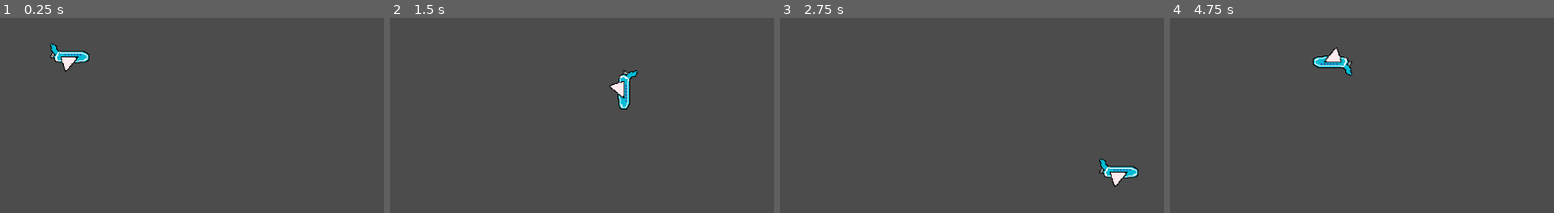
Above: before the commit, frames 1-4 (left to right).
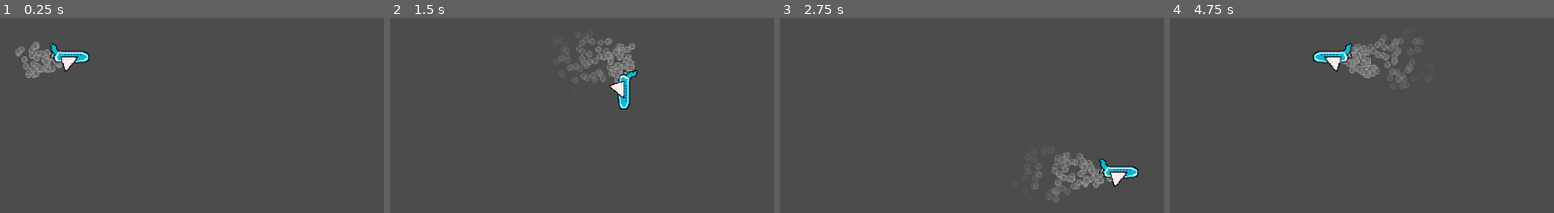
Above: after the commit, the same moments.

Repository: NOTsyrup/Plane-Game
Game: Godot game, scene res://Player/BasePlane.tscn
The game is run twice, just before and just after one commit, with the same random seed, the same clock (stepped at 60 frames per second) and the same inputs. The project has no main scene, so this scene is started directly.
Inputs:
- Up to frame 1 (0.25 s): no input
- Up to frame 2 (1.5 s): hold D (player_right) 0.53-1.28 s; hold S (player_down) from 1.28 s (still down)
- Up to frame 3 (2.75 s): release S (player_down) at 2.03 s; hold D (player_right) from 2.03 s (still down)
- Up to frame 4 (4.75 s): release D (player_right) at 2.78 s; hold W (player_up) 2.78-3.53 s; hold A (player_left) from 3.53 s (still down)

The runs differ from the first frame. In frame 1, 1.0% of the frame differs, in the area x 3-17%, y 12-31%; in frame 2, 1.4%; in frame 3, 1.4%; in frame 4, 2.4%, in the area x 37-66%, y 8-36%.

Commit message:
Particle System and Rotation Fix
Added particle system to base plane. Also made it so the plane is no longer flipped the wrong way when moving towards left side of screen.

Diff:
--- a/Player/BasePlane.gd
+++ b/Player/BasePlane.gd
@@ -17,10 +17,19 @@
 		if Input.is_action_pressed("player_up"):
 			velocity.y -= 1
 	#look at direction of movement
-	look_at(position + velocity)
 	#normalize velocity to avoid faster movement towards corners
 	velocity = velocity.normalized() * PLANE_SPEED
 
+
+func update_look_direction():
+	look_at(position + velocity)
+	if velocity.x < 0:
+		$Sprite.flip_v = true
+	else:
+		$Sprite.flip_v = false
+
+
 func _physics_process(delta):
 	get_input()
+	update_look_direction()
 	velocity = move_and_slide(velocity)
--- a/Player/BasePlane.tscn
+++ b/Player/BasePlane.tscn
@@ -1,7 +1,12 @@
-[gd_scene load_steps=3 format=2]
+[gd_scene load_steps=5 format=2]
 
 [ext_resource path="res://Player/Textures/temp_plane.png" type="Texture" id=1]
 [ext_resource path="res://Player/BasePlane.gd" type="Script" id=2]
+[ext_resource path="res://Player/Particles/soot.png" type="Texture" id=3]
+
+[sub_resource type="Gradient" id=1]
+offsets = PoolRealArray( 0.364641, 1 )
+colors = PoolColorArray( 1, 1, 1, 1, 1, 1, 1, 0 )
 
 [node name="BasePlane" type="KinematicBody2D"]
 position = Vector2( 416, 172 )
@@ -20,3 +25,20 @@
 polygon = PoolVector2Array( -17, 4, -20, 3, -23, 2, -25, 1, -25, -6, -19, -11, 8, -11, 15, -11, 17, -15, 17, -18, 22, -21, 26, -20, 25, -15, 23, -8, 26, -3, 23, -2, 19, 2, 11, 4, 6, 15, -7, 4 )
 
 [node name="Camera2D" type="Camera2D" parent="."]
+
+[node name="CPUParticles2D" type="CPUParticles2D" parent="."]
+position = Vector2( -8, 0 )
+amount = 100
+lifetime = 0.5
+local_coords = false
+texture = ExtResource( 3 )
+emission_shape = 1
+emission_sphere_radius = 6.0
+direction = Vector2( -1, 0 )
+spread = 120.0
+gravity = Vector2( 0, 0 )
+initial_velocity = 80.0
+initial_velocity_random = 0.3
+angular_velocity = 3.0
+angular_velocity_random = 0.5
+color_ramp = SubResource( 1 )
